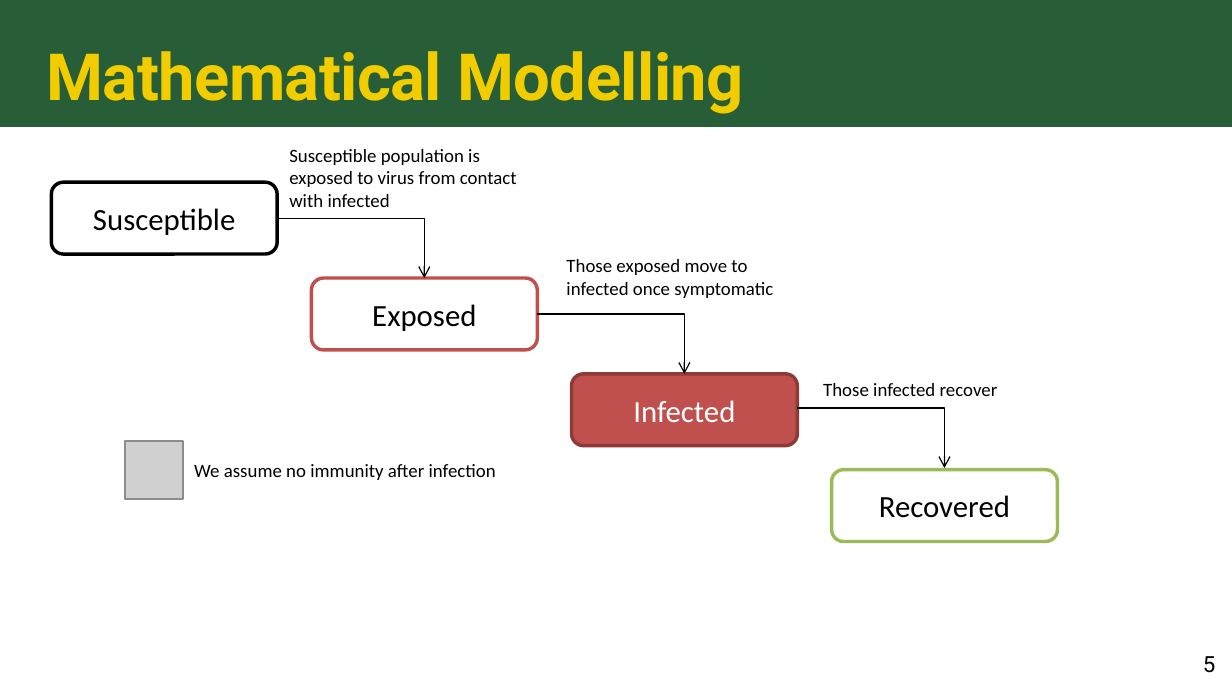
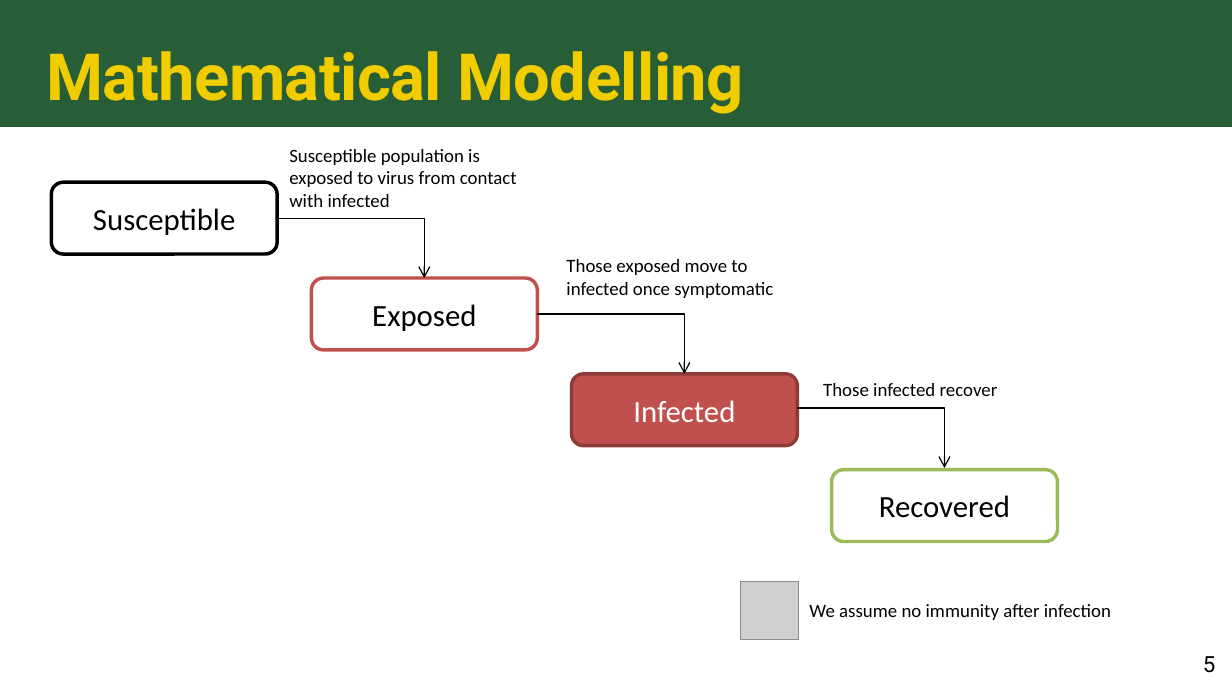
Before and after one commit to colbychristian/mpox_sier, a slide deck: slide 5 of Mpox_education_PPT.pptx. Drawn at 1232x693 pixels with LibreOffice and Linux fonts; fonts in the diff are those of the drawing; grey boxes stand for pictures. Boxes give left, top, right and bottom in pixels: in the first picture for what was removed or moved away, otherwise in the second. Text is boxed around its words. In the diff, an @@ line names an element or a change of style, - is before the commit and + after.

```diff
--- a/Mpox_education_PPT.pptx
+++ b/Mpox_education_PPT.pptx
@@ picture: place and size @@
-picture at [124,441,182,499]
+picture at [740,582,798,639]
@@ text "We assume no immunity after ...": place and size @@
-text "We assume no immunity after ..." at [194,464,496,480]
+text "We assume no immunity after ..." at [809,604,1111,620]
```
Also in this commit, not shown: 2 other slides changed, 4 slides added, 1 slide removed.
